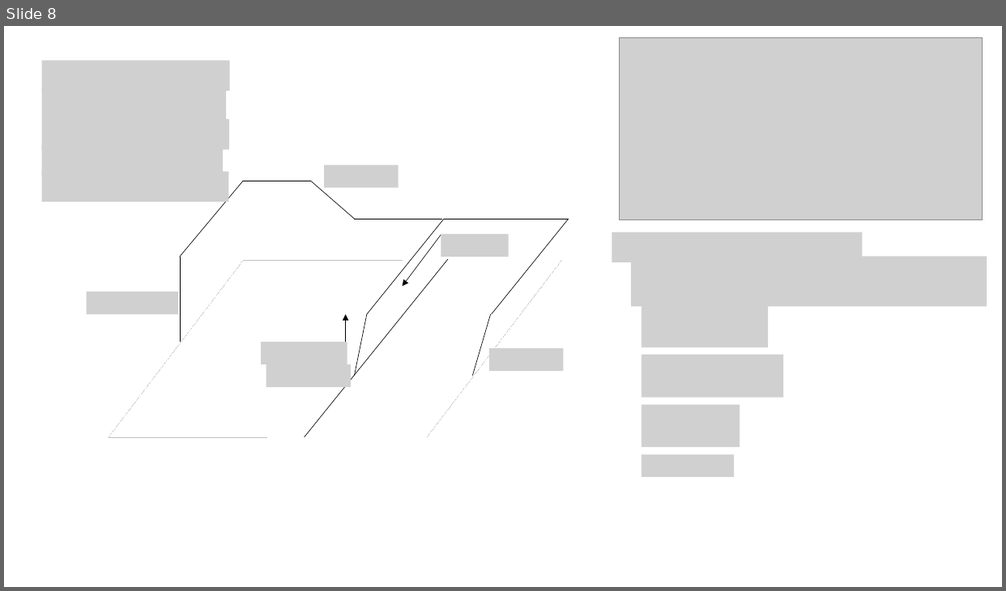
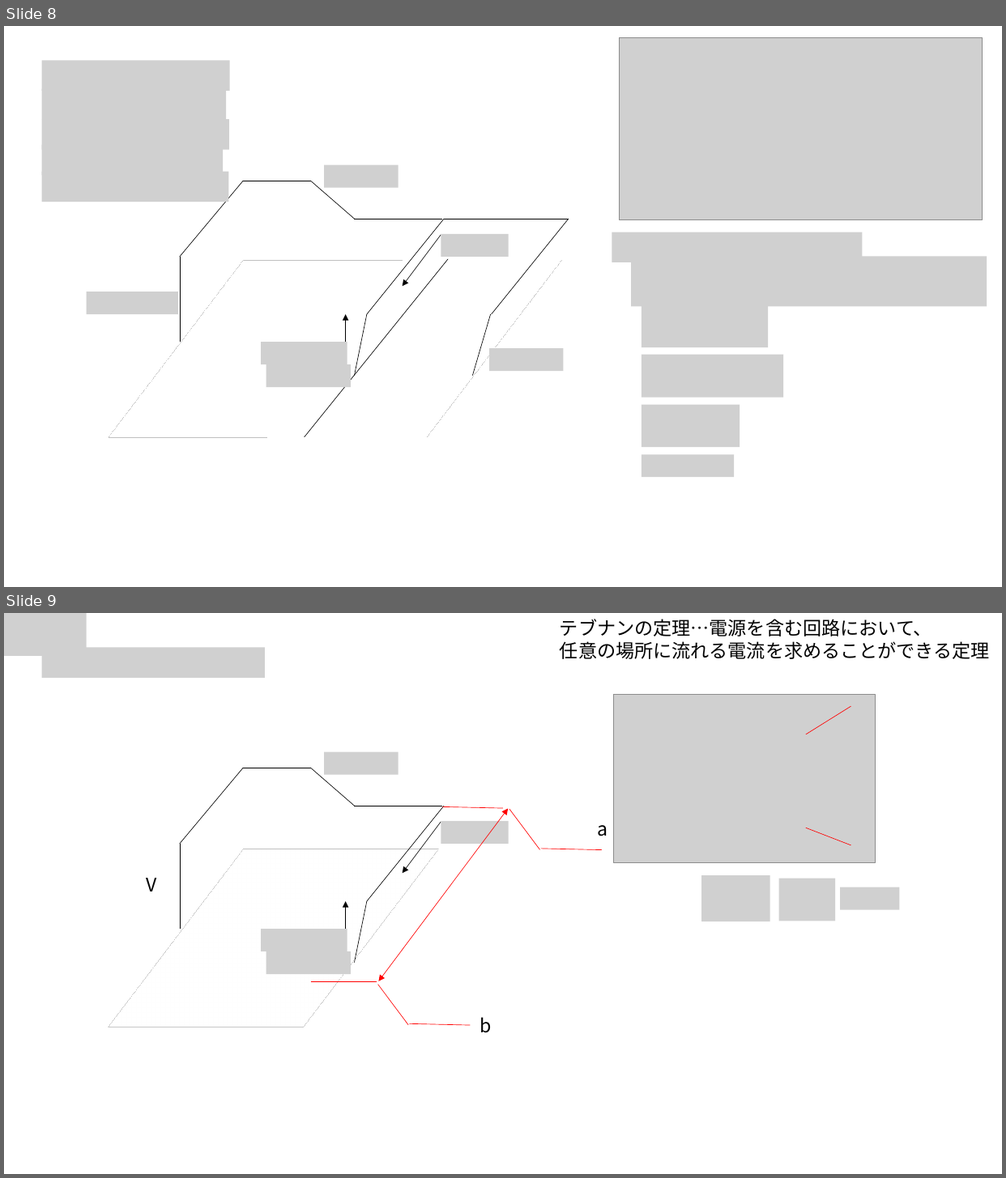
Before and after one commit to 88p/python_test, a slide deck: R4 上 5.pptx. Shown one above the other, each under a label of ours: slide 8 before the commit, slides 8 and 9 after it. The pictures are 1006x591 and 1006x1178 pixels, drawn with LibreOffice and Linux fonts; fonts in the diff are those of the drawing; grey boxes stand for pictures. Boxes give left, top, right and bottom in pixels: in the first picture for what was removed or moved away, otherwise in the second. Text is boxed around its words. In the diff, an @@ line names an element or a change of style, - is before the commit and + after.

```diff
--- a/R4 上 5.pptx
+++ b/R4 上 5.pptx
@@ slide 9 added at (4, 613, 1002, 1174), background #FFFFFF @@
@@ picture added at (4, 613, 87, 656) @@
@@ text added at (560, 619, 990, 659), 18 pt, text #000000 @@
+テブナンの定理…電源を含む回路において、
+任意の場所に流れる電流を求めることができる定理
@@ picture added at (41, 648, 265, 678) @@
@@ picture added at (613, 694, 876, 862) @@
@@ line added from (806, 735) to (851, 707), #FF0000 0.5 pt @@
@@ picture added at (325, 752, 398, 775) @@
@@ line added from (243, 768) to (180, 844), #000000 0.5 pt @@
@@ line added from (311, 768) to (243, 768), #000000 0.5 pt @@
@@ line added from (355, 806) to (311, 768), #000000 0.5 pt @@
@@ rectangle added at (147, 787, 401, 1089), fill #FFFFFF, outline #000000 1 pt @@
@@ line added from (442, 806) to (355, 806), #000000 0.5 pt @@
@@ line added from (444, 806) to (367, 901), #000000 0.5 pt @@
@@ line added from (442, 807) to (503, 808), #FF0000 0.5 pt @@
@@ double arrow added from (508, 808) to (379, 982), #FF0000 0.5 pt @@
@@ arrow added from (441, 822) to (403, 874), #000000 0.5 pt @@
@@ picture added at (441, 821, 509, 844) @@
@@ line added from (509, 809) to (540, 850), #FF0000 0.5 pt @@
@@ text added at (597, 825, 607, 837), 18 pt, text #000000 @@
+a
@@ line added from (806, 828) to (851, 845), #FF0000 0.5 pt @@
@@ line added from (180, 844) to (180, 929), #000000 0.5 pt @@
@@ line added from (541, 849) to (602, 850), #FF0000 0.5 pt @@
@@ text added at (146, 878, 156, 892), 18 pt, text #000000 @@
+V
@@ picture added at (701, 875, 770, 922) @@
@@ picture added at (779, 879, 835, 922) @@
@@ double arrow added from (345, 901) to (345, 964), #000000 0.5 pt @@
@@ line added from (367, 901) to (355, 963), #000000 0.5 pt @@
@@ picture added at (840, 888, 899, 910) @@
@@ picture added at (261, 929, 347, 952) @@
@@ picture added at (266, 952, 351, 974) @@
@@ line added from (311, 982) to (377, 982), #FF0000 0.5 pt @@
@@ line added from (378, 984) to (408, 1025), #FF0000 0.5 pt @@
@@ line added from (410, 1024) to (471, 1025), #FF0000 0.5 pt @@
@@ text added at (480, 1017, 492, 1033), 18 pt, text #000000 @@
+b
```
Also in this commit, not shown: 1 slide changed, 1 other slide added.
